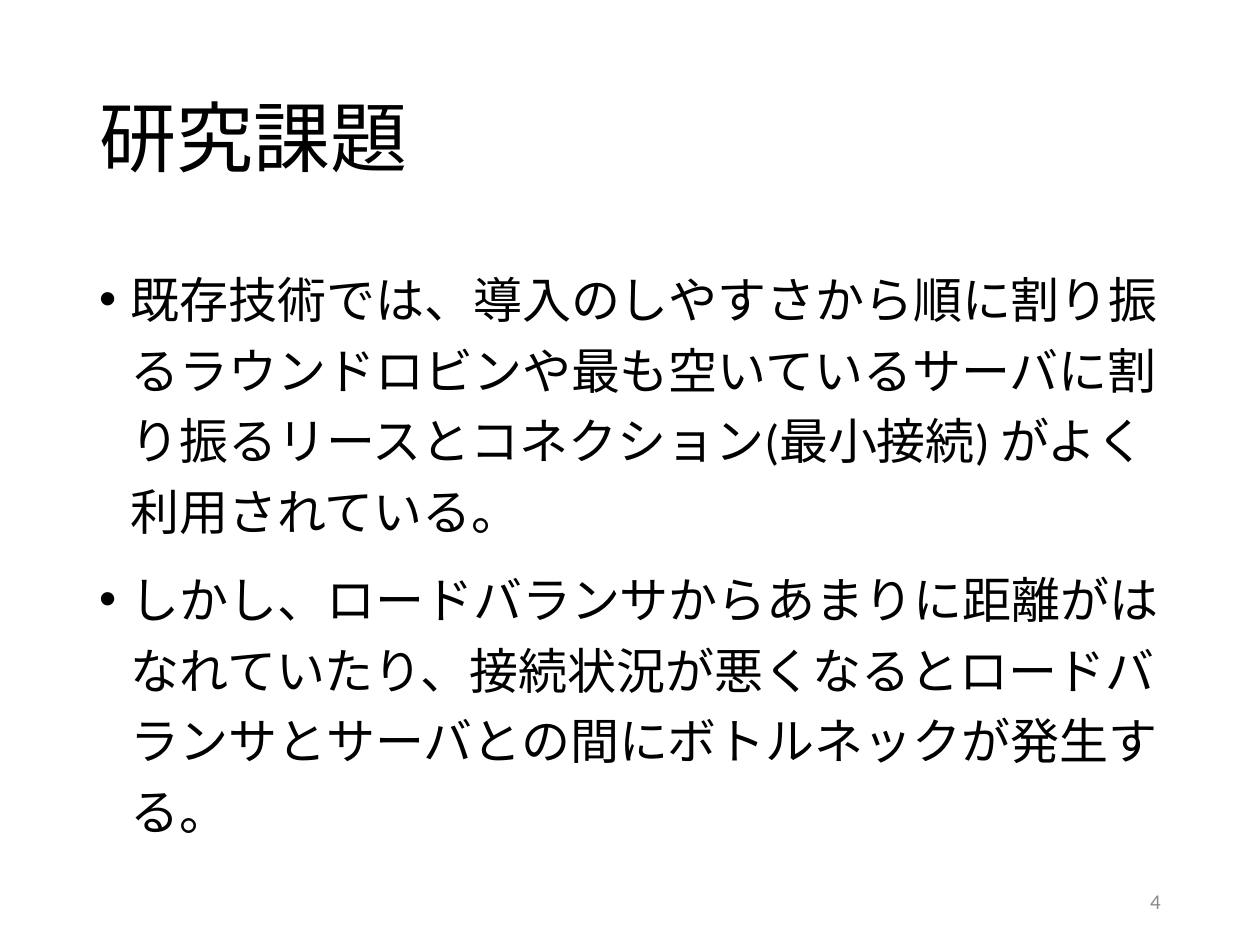
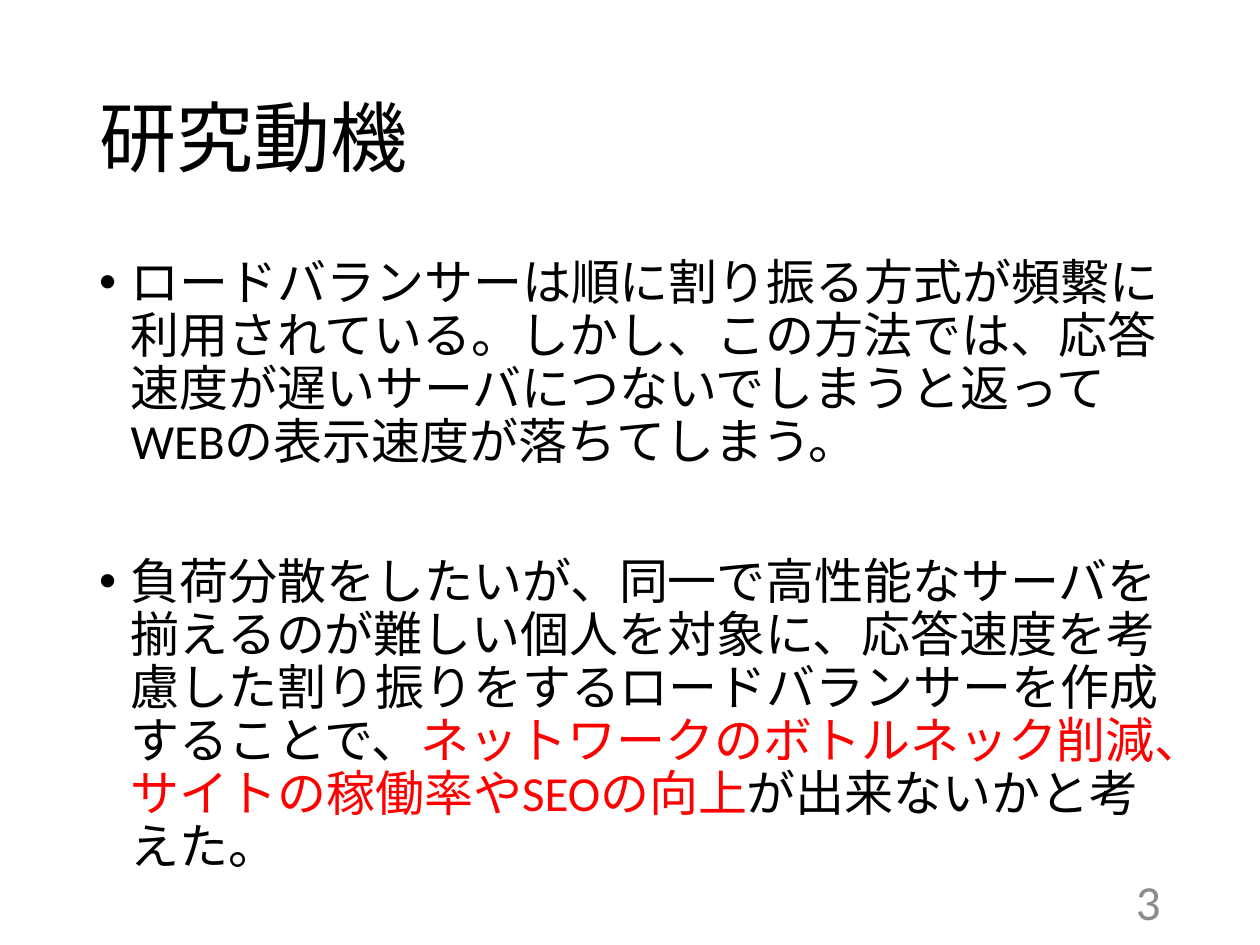
Before and after one commit to kait-takanolab/1821086_matsuo_thesis, a slide deck: slide 3 of 発表用/1821086_中間発表.pptx (slide 4 before the commit). Drawn at 1260x945 pixels with LibreOffice and Linux fonts; fonts in the diff are those of the drawing. Boxes give left, top, right and bottom in pixels: in the first picture for what was removed or moved away, otherwise in the second. Text is boxed around its words. In the diff, an @@ line names an element or a change of style, - is before the commit and + after.

```diff
--- a/発表用/1821086_中間発表.pptx
+++ b/発表用/1821086_中間発表.pptx
@@ title at bbox=[99, 101, 407, 173]: text changed @@
-研究課題
+研究動機
@@ text at bbox=[131, 258, 1204, 867]: text changed @@
-• 既存技術では、導入のしやすさから順に割り振るラウンドロビンや最も空いているサーバに割り振るリースとコネクション(最小接続) がよく利用されている。
-• しかし、ロードバランサからあまりに距離がはなれていたり、接続状況が悪くなるとロードバランサとサーバとの間にボトルネックが発生する。
+• ロードバランサーは順に割り振る方式が頻繫に利用されている。しかし、この方法では、応答速度が遅いサーバにつないでしまうと返ってWEBの表示速度が落ちてしまう。
+• 負荷分散をしたいが、同一で高性能なサーバを揃えるのが難しい個人を対象に、応答速度を考慮した割り振りをするロードバランサーを作成することで、ネットワークのボトルネック削減、サイトの稼働率やSEOの向上が出来ないかと考えた。
@@ page number at bbox=[1136, 888, 1161, 920]: text changed; size 12 to 28 pt @@
-4
+3
```
Also in this commit, not shown: 5 other slides changed, 1 slide added, 1 slide removed, 1 other file.
